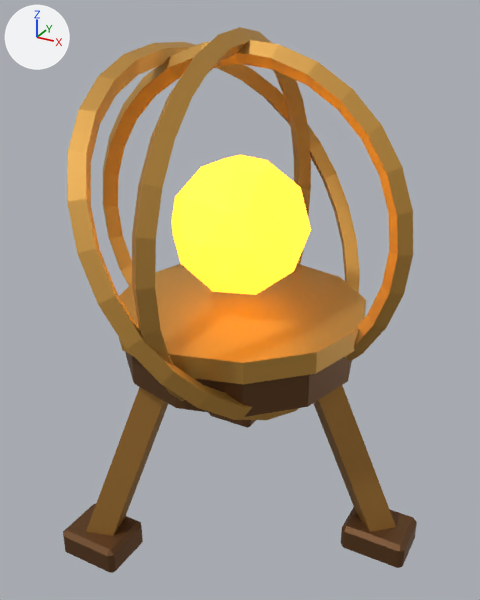
Renders of the glTF model art/models/sun_shrine_restored.glb from each side of a commit.
Rendered twice from a 50 mm camera at (1.0, -1.81, 1.72) aimed at (0.01, -0.02, 0.83). Lighting does not change. The marker at upper left points along +X, +Y and +Z. The first picture is the older version. Where no turn or scale is listed for an object, it has been applied to the vertices. Vertices at exactly the same position are counted once.

The scene before the commit, as lines of its bpy script (objects in view):
```python
ob_folding_leg_003 = bpy.data.objects.new('Folding_leg.003', me_cylinder_015)
ob_folding_leg_003.location = (0.402, 0.0, 0.395)
ob_folding_leg_005 = bpy.data.objects.new('Folding_leg.005', me_cylinder_017)
ob_folding_leg_005.location = (-0.201, -0.349, 0.395)
ob_foot_005 = bpy.data.objects.new('Foot.005', me_cube_030)
ob_foot_005.location = (-0.276, -0.478, 0.05)
ob_orbit_ring_0_001 = bpy.data.objects.new('Orbit_ring_0.001', me_orbit_ring_0_001)
ob_orbit_ring_0_001.location = (0.0, 0.0, 0.0)
ob_orbit_ring_1_001 = bpy.data.objects.new('Orbit_ring_1.001', me_orbit_ring_1_001)
ob_orbit_ring_1_001.location = (0.0, 0.0, 0.0)
ob_orbit_ring_2_001 = bpy.data.objects.new('Orbit_ring_2.001', me_orbit_ring_2_001)
ob_orbit_ring_2_001.location = (0.0, 0.0, 0.0)
ob_shrine_base_001 = bpy.data.objects.new('Shrine_base.001', me_cylinder_018)
ob_shrine_base_001.location = (0.0, 0.0, 0.69)
ob_shrine_trim_001 = bpy.data.objects.new('Shrine_trim.001', me_cylinder_019)
ob_shrine_trim_001.location = (0.0, 0.0, 0.78)
# also in view: 'Sun.001' at (0.0, 0.0, 1.08); 'Foot.003' at (0.55, 0.0, 0.05)
```
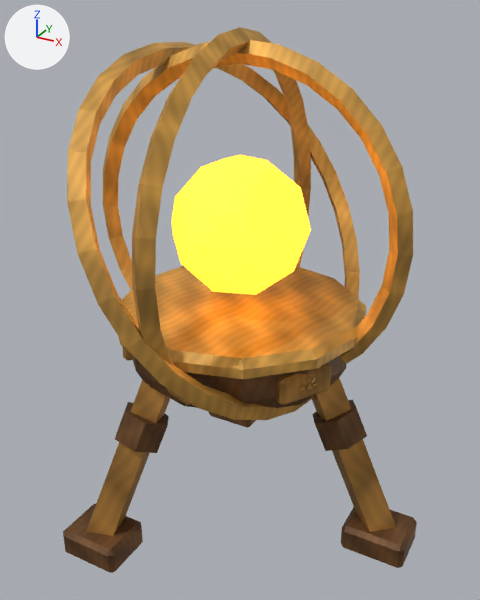
What differs and where, as boxes (x1, y1, x2, y2) in the pictures (480 x 600 px):
'Shrine_trim.001', surface changed, reshaped
    before: (119, 264, 366, 384)
    after: (118, 266, 366, 379)
'Orbit_ring_0.001', surface changed
    both: (103, 40, 413, 362)
'Shrine_base.001', surface changed, reshaped
    before: (125, 352, 352, 417)
    after: (122, 346, 347, 408)
'Folding_leg.005', reshaped
    before: (86, 387, 168, 536)
    after: (86, 380, 170, 536)
'Folding_leg.003', reshaped
    before: (313, 385, 396, 532)
    after: (312, 378, 396, 532)
part 1 of me_cylinder_015, added (brown)
    after: (313, 400, 367, 451)
part 2 of me_cylinder_015, surface changed
    before: (313, 385, 396, 532)
    after: (312, 378, 396, 532)
part 3 of me_cylinder_017, added (brown)
    after: (115, 402, 169, 453)
part 4 of me_cylinder_017, surface changed
    before: (91, 387, 168, 536)
    after: (91, 380, 170, 536)

What changed in the scene script:
```text
Change mat_bronze:
    remove mat_bronze.base_color = (0.386, 0.188, 0.0395)  # brown #a77838
    add mat_bronze.texture = img_bronze_painted
    mat_bronze.metallic: 0.65 -> 0.52
    mat_bronze.roughness: 0.52 -> 0.56
Change mat_brass:
    remove mat_brass.base_color = (0.584, 0.314, 0.0648)  # orange #c99848
    add mat_brass.texture = img_brass_painted
    mat_brass.metallic: 0.65 -> 0.52
    mat_brass.roughness: 0.52 -> 0.56
Change me_cylinder_015:
    remove me_cylinder_015.from_pydata(...)  # 8 vertices, 12 faces; spans x -0.209..0.209, y -0.065..0.065, z -0.352..0.352
    add me_cylinder_015.from_pydata(...)  # 32 vertices, 52 faces; spans x -0.209..0.209, y -0.073..0.073, z -0.352..0.352
    me_cylinder_015 part 1: 12 vertices added at x -0.119..0.077, y -0.073..0.073, z -0.037..0.128
    me_cylinder_015 part 2: 12 kept faces spanning x -0.209..0.209, y -0.065..0.065, z -0.352..0.352 get new texture (UV) coordinates
    other edits to the shape of me_cylinder_015 do not show in these pictures
    add me_cylinder_015.materials.append(mat_bronze_dark)  # picture img_bronze_dark_painted
    add me_cylinder_015.materials.append(mat_brass)  # picture img_brass_painted
Change me_cylinder_017:
    remove me_cylinder_017.from_pydata(...)  # 8 vertices, 12 faces; spans x -0.131..0.131, y -0.181..0.181, z -0.352..0.352
    add me_cylinder_017.from_pydata(...)  # 32 vertices, 52 faces; spans x -0.131..0.131, y -0.181..0.181, z -0.352..0.352
    me_cylinder_017 part 3: a new loose piece, an icosphere of 20 faces spanning x -0.083..0.104, y -0.07..0.107, z -0.037..0.128, in mat_bronze_dark (picture img_bronze_dark_painted)
    me_cylinder_017 part 4: 12 kept faces spanning x -0.131..0.131, y -0.181..0.181, z -0.352..0.352 get new texture (UV) coordinates
    other edits to the shape of me_cylinder_017 do not show in these pictures
    add me_cylinder_017.materials.append(mat_bronze_dark)  # picture img_bronze_dark_painted
    add me_cylinder_017.materials.append(mat_brass)  # picture img_brass_painted
Change me_orbit_ring_0_001:
    where me_orbit_ring_0_001.from_pydata(...)  # 114 vertices, 228 faces; spans x -0.565..0.565, y -0.035..0.035, z 0.515..1.645
    me_orbit_ring_0_001 part 5: texture (UV) coordinates changed
Change me_orbit_ring_2_001:
    where me_orbit_ring_2_001.from_pydata(...)  # 112 vertices, 228 faces; spans x -0.323..0.323, y -0.616..0.616, z 0.534..1.626
    me_orbit_ring_2_001 part 6: texture (UV) coordinates changed
Change me_cylinder_018:
    remove me_cylinder_018.from_pydata(...)  # 24 vertices, 44 faces; spans x -0.4..0.4, y -0.4..0.4, z -0.075..0.075
    add me_cylinder_018.from_pydata(...)  # 288 vertices, 488 faces; spans x -0.39..0.39, y -0.39..0.407, z -0.12..0.077
    me_cylinder_018 part 7: 24 vertices removed from x -0.4..0.4, y -0.4..0.4, z -0.075..0.075; 288 vertices added at x -0.39..0.39, y -0.39..0.407, z -0.12..0.077
    add me_cylinder_018.materials.append(mat_bronze)  # picture img_bronze_painted
    add me_cylinder_018.materials.append(mat_brass)  # picture img_brass_painted
Change me_cylinder_019:
    remove me_cylinder_019.from_pydata(...)  # 24 vertices, 44 faces; spans x -0.43..0.43, y -0.43..0.43, z -0.035..0.035
    add me_cylinder_019.from_pydata(...)  # 48 vertices, 92 faces; spans x -0.434..0.434, y -0.434..0.434, z -0.035..0.035
    me_cylinder_019 part 8: the whole mesh is rebuilt
```
